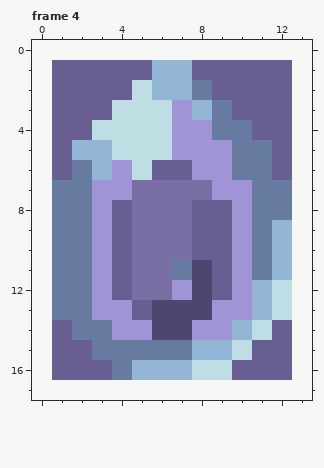
Pixel-art file -- packages/client/src/assets/ui{m}/card/rarities.aseprite. The picture above is the old version.
12x16 pixels, 4 frames. Shown: frame 4. The old version is drawn lined up with the new one, on the new canvas. The commit also changed other frames, which this record leaves out.
After:
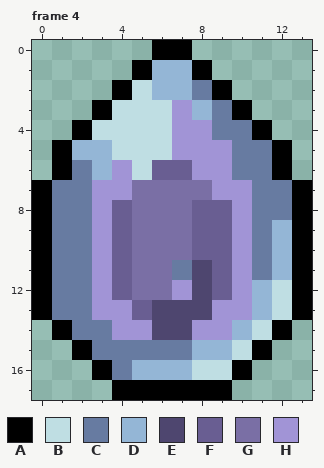
Palette (. is transparent): A #000000  B #bfdee3  C #677ba1  D #94b6d6  E #4e466f  F #695e92  G #7a6fa5  H #a194d6
From old to new:
canvas 12x16 -> 14x18, the old top-left corner now at 1,1
Changed rows in their new state; - is an unchanged pixel.
Frame 4:
first column x 0:
 0 ------AA------
 1 -....A--A....-
 2 -...A----A...-
 3 -..A------A..-
 4 -.A--------A.-
 5 -A----------A-
 6 -A----------A-
 7 A------------A
 8 A------------A
 9 A------------A
10 A------------A
11 A------------A
12 A------------A
13 A------------A
14 -A----------A-
15 -.A--------A.-
16 -..A------A..-
17 ----AAAAAA----
